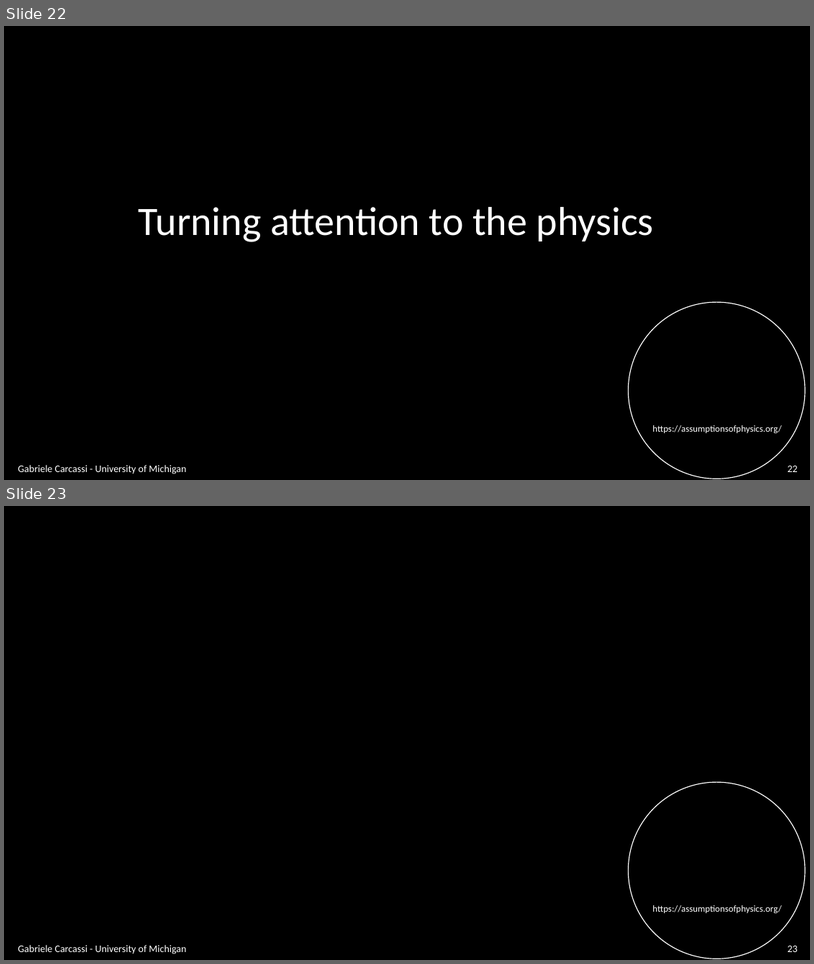
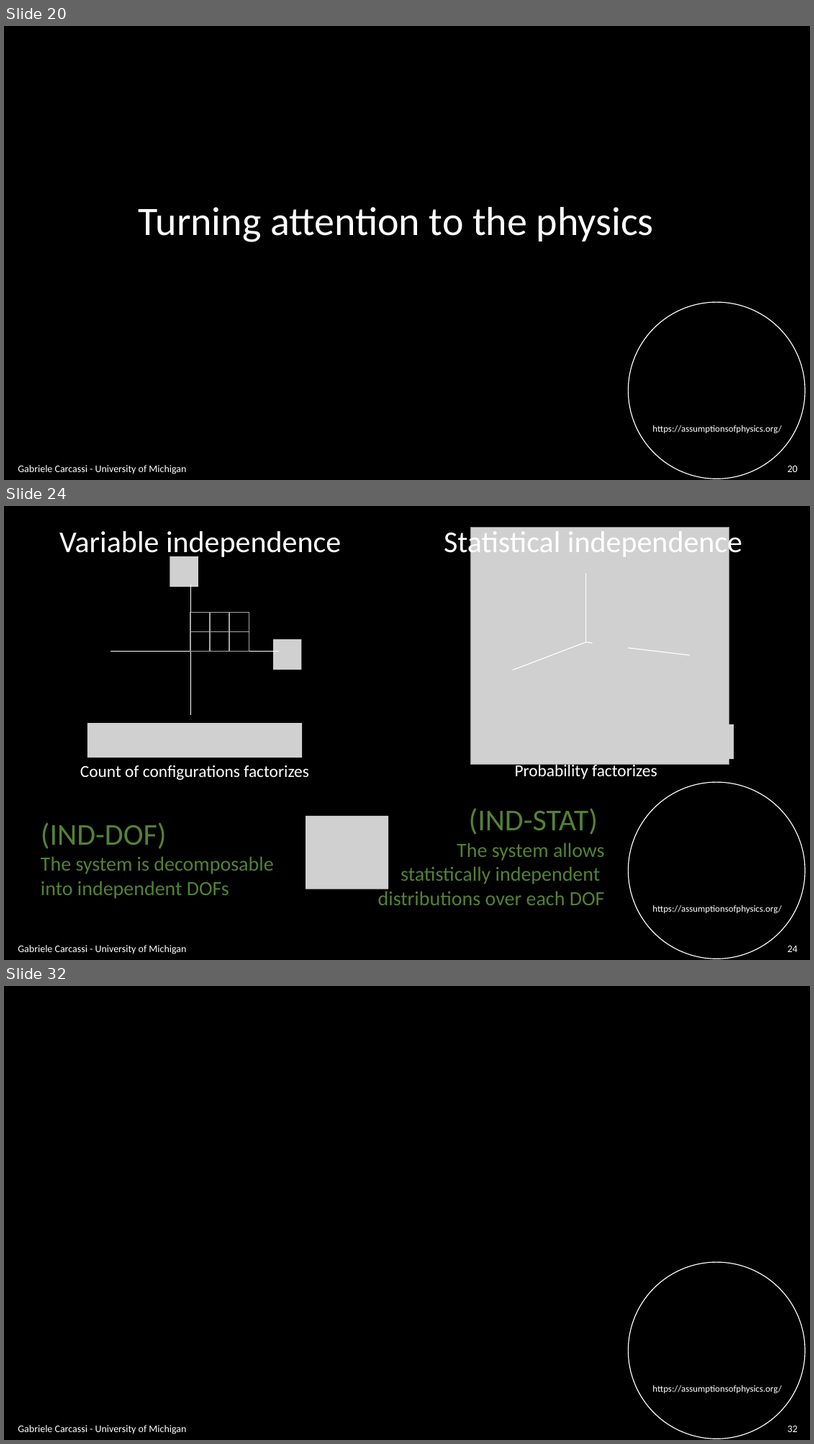
Before and after one commit to assumptionsofphysics/slides, a slide deck: BookCompanions-v2/RP-Class-4.pptx. Shown one above the other, each under a label of ours: slides 22 and 23 before the commit, slides 20, 24 and 32 after it; the slides between them are not shown. The pictures are 814x964 and 814x1444 pixels, drawn with LibreOffice and Linux fonts; fonts in the diff are those of the drawing; grey boxes stand for pictures; background and template pictures are left out. Boxes give left, top, right and bottom in pixels: in the first picture for what was removed or moved away, otherwise in the second. Text is boxed around its words. In the diff, an @@ line names an element or a change of style, - is before the commit and + after.

```diff
--- a/BookCompanions-v2/RP-Class-4.pptx
+++ b/BookCompanions-v2/RP-Class-4.pptx
@@ slide 24 added at <box>4,506,810,960</box>, background #000000; not listed: 2 template elements that a slide beside it also shows @@
@@ text added at <box>444,527,743,559</box>, 36 pt, text #FFFFFF @@
+Statistical independence
@@ text added at <box>59,531,341,559</box>, 36 pt, text #FFFFFF @@
+Variable independence
@@ group added at <box>471,527,730,764</box>: 4 pictures, 4 lines @@
@@ group added at <box>111,556,301,715</box>: 6 rectangles, 2 pictures, 2 lines @@
@@ picture added at <box>88,723,302,758</box> @@
@@ picture added at <box>476,724,734,759</box> @@
@@ text added at <box>515,762,658,779</box>, 20 pt, text #FFFFFF @@
+Probability factorizes
@@ text added at <box>80,765,309,780</box>, 20 pt, text #FFFFFF @@
+Count of configurations factorizes
@@ text added at <box>378,808,605,905</box>, 24 pt, text #548235 @@
+(IND-STAT)
+The system allows
+statistically independent
+distributions over each DOF
@@ text added at <box>41,822,273,898</box>, 24 pt, text #548235 @@
+(IND-DOF)
+The system is decomposable
+into independent DOFs
@@ picture added at <box>306,816,388,889</box> @@
@@ text added at <box>18,944,186,954</box>, 12 pt, text #FFFFFF @@
+Gabriele Carcassi - University of Michigan
@@ page number added at <box>788,945,798,952</box>, 12 pt, text #FFFFFF @@
+24
@@ what was slide 22 is now slide 20 @@
@@ page number at <box>788,465,798,472</box>: text changed @@
-22
+20
@@ what was slide 23 is now slide 32 @@
@@ page number at <box>788,1425,798,1432</box>: text changed @@
-23
+32
```
Also in this commit, not shown: 20 slides changed, 8 other slides added.
